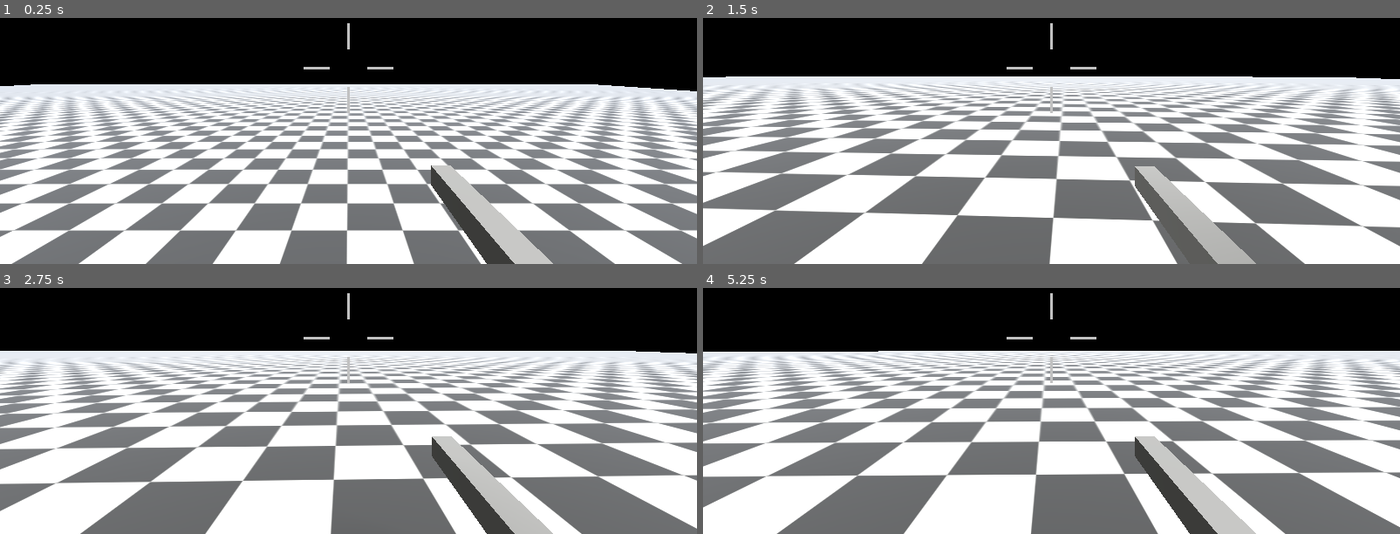
Above: before the commit, frames 1-4 (two rows, left to right).
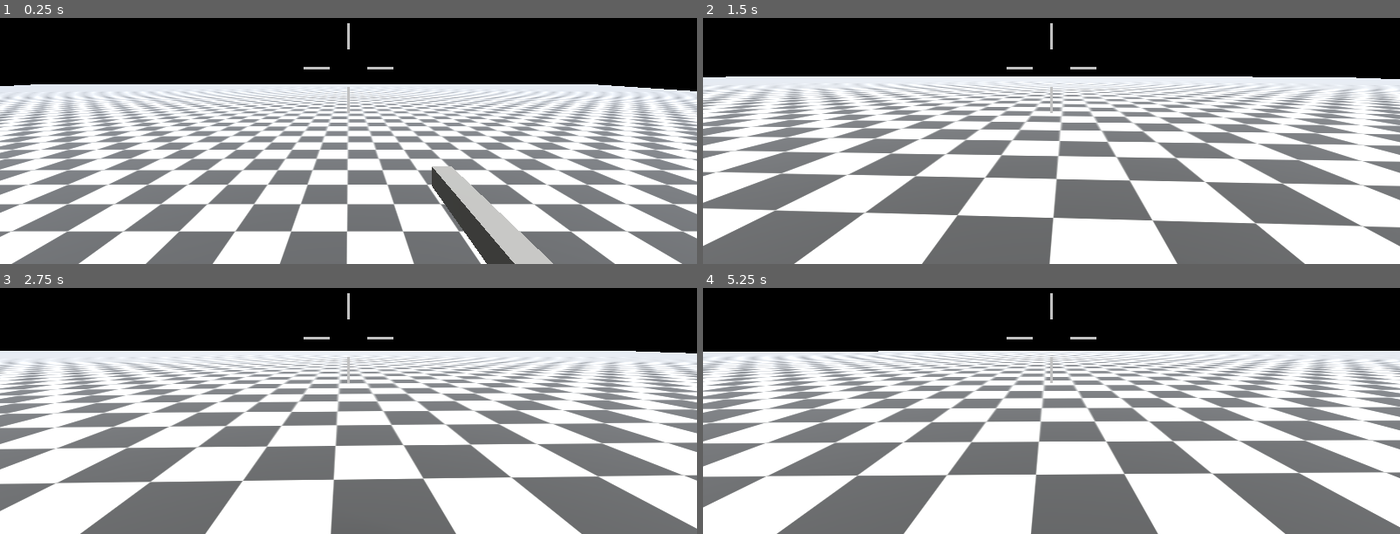
Above: after the commit, the same moments.

Repository: Octopodes-Nuts/FracturedExodus
Game: Godot game, scene res://environment/maps/test_map/TestMap.tscn
Same seed, same stepped clock (60 frames per second), same inputs: the game is played once before the commit and once after it.
Inputs (mouse positions are in pixels of both pictures, inside the frame that each line leads up to):
- Up to frame 1 (0.25 s): no input
- Up to frame 2 (1.5 s): move the mouse to (1086, 67) at 0.52 s; hold W (move_forward) from 0.53 s (still down); tap 4 (heal, bound only before the commit) at 0.6 s; click (1086, 67) at 0.67 s; tap Space (jump) at 0.77 s; tap 5 (equipment_2, bound only after the commit) at 0.8, 1.35 s; move the mouse to (1016, 69) at 1.27 s
- Up to frame 3 (2.75 s): keep holding W (move_forward); tap Space (jump) at 1.52 s; tap 4 (heal, bound only before the commit) at 1.55 s; move the mouse to (362, 332) at 2.02 s; hold Right mouse button (ads) from 2.03 s (still down); tap 5 (equipment_2, bound only after the commit) at 2.3 s
- Up to frame 4 (5.25 s): keep holding W (move_forward); move the mouse to (1044, 344) at 2.77 s; release Right mouse button (ads) at 2.78 s; tap Ctrl (crouch) at 2.85 s; click (1044, 344) at 2.92 s; tap Space (jump) at 3.02, 3.77, 4.52 s; tap 4 (heal, bound only before the commit) at 3.05, 4.35 s; move the mouse to (1100, 342) at 3.52 s; click (1100, 342) at 3.6 s; tap 5 (equipment_2, bound only after the commit) at 3.8 s; tap R (reload) at 4.15 s; move the mouse to (995, 332) at 4.27 s; move the mouse to (1058, 337) at 5.02 s; tap E (interact) at 5.1 s; click (1058, 337) at 5.17 s

The runs differ from the first frame. In frame 1, 6.1% of the frame differs, in the area x 0-100%, y 30-87%; in frame 2, 2.1%; in frame 3, 2.8%; in frame 4, 2.8%.
Error after the commit: Invalid assignment of property or key 'ads' with value of type 'bool' on a base object of type 'Node3D (Equipment)'. (res://behavior/player/movement/DefaultCon…

Commit message:
implement inventory

Diff:
--- a/src/behavior/player/Equipable.gd
+++ b/src/behavior/player/Equipable.gd
@@ -8,3 +8,5 @@
 class_name Equipable
 
 var active: bool = false
+
+@export var default_position: Vector3 = Vector3.ZERO
--- a/src/behavior/player/movement/DefaultController.gd
+++ b/src/behavior/player/movement/DefaultController.gd
@@ -7,6 +7,8 @@
 extends CharacterBody3D
 
 class_name DefaultController
+
+var DEFAULT_LERP = 20.0
 
 @onready var WeaponRegister = get_node('/root/WeaponRegister')
 @onready var Settings = get_node('/root/Settings')
@@ -64,6 +66,8 @@
 	character.primary_weapon = WeaponRegister.gun_register["DefaultGun"].instantiate()
 	character.secondary_weapon = WeaponRegister.gun_register["DefaultPistol"].instantiate()
 	character.set_bullet_origin(gun_location)
+	character.equipment_1.equipment_instance = Equipment.new()
+	character.equipment_2.equipment_instance = Equipment.new()
 	# end default character
 	swap_equipped(character.primary_weapon)
 	# load from character
@@ -85,7 +89,7 @@
 				active_equipable.ADS_LERP * delta)
 		head.fov = lerp(head.fov, float(Settings.FOV), active_equipable.ADS_LERP * delta)
 	elif head.fov != float(Settings.FOV):
-		head.fov = lerp(head.fov, float(Settings.FOV), active_equipable.ADS_LERP * delta)
+		head.fov = lerp(head.fov, float(Settings.FOV), DEFAULT_LERP * delta)
 
 func ground_check():
 
--- a/src/behavior/player/weapons/Weapon.gd
+++ b/src/behavior/player/weapons/Weapon.gd
@@ -10,7 +10,6 @@
 class_name Weapon
 
 @export var ADS_LERP: float = 20.0 # rate at which ADS occurs
-@export var default_position : Vector3 = Vector3.ZERO
 @export var ads_position : Vector3 = Vector3.ZERO
 @export var ads_fov: float = 50.0
 
--- a/src/behavior/settings.gd
+++ b/src/behavior/settings.gd
@@ -30,8 +30,9 @@
 	"primary_weapon",
 	"secondary_weapon",
 	"tertiary_weapon",
-	"heal",
-	"reload"
+	"reload",
+	"equipment_1",
+	"equipment_2"
 ]
 
 # Key Bindings
@@ -66,8 +67,9 @@
 	InputMap.action_add_event("primary_weapon", _link_key(KEY_1))
 	InputMap.action_add_event("secondary_weapon", _link_key(KEY_2))
 	InputMap.action_add_event("tertiary_weapon", _link_key(KEY_3))
-	InputMap.action_add_event("heal", _link_key(KEY_4))
 	InputMap.action_add_event("reload", _link_key(KEY_R))
+	InputMap.action_add_event("equipment_1", _link_key(KEY_4))
+	InputMap.action_add_event("equipment_2", _link_key(KEY_5))
 
 # For now, all events are set to defaults
 
